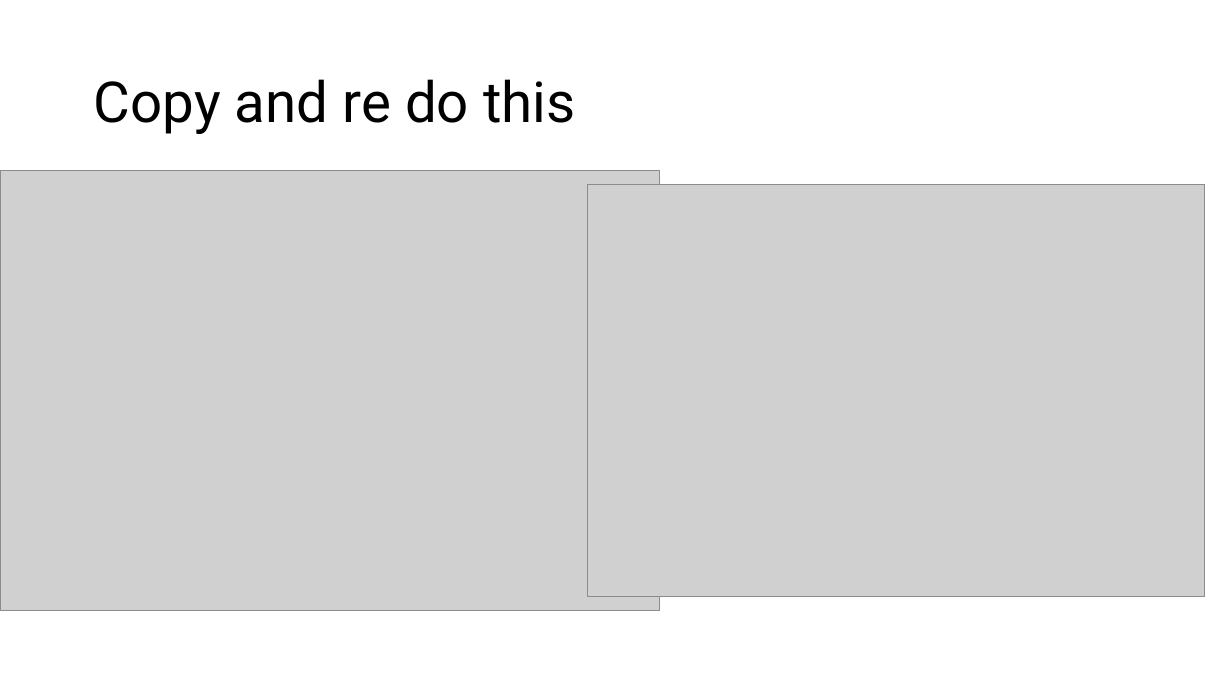
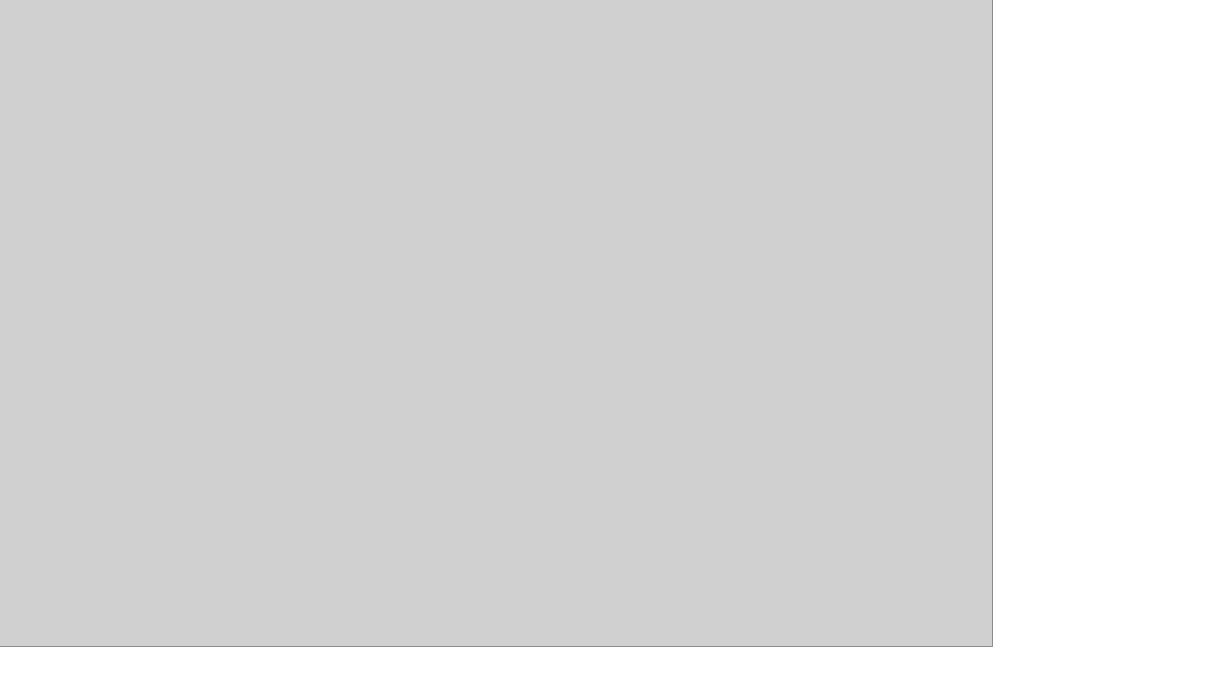
Before and after one commit to Mdot5596/MA-Dissertation, a slide deck: slide 13 of Project/1-LIGHTING.pptx. Drawn at 1232x693 pixels with LibreOffice and Linux fonts; fonts in the diff are those of the drawing; grey boxes stand for pictures. Boxes give left, top, right and bottom in pixels: in the first picture for what was removed or moved away, otherwise in the second. Text is boxed around its words. In the diff, an @@ line names an element or a change of style, - is before the commit and + after.

```diff
--- a/Project/1-LIGHTING.pptx
+++ b/Project/1-LIGHTING.pptx
@@ picture: place and size @@
-picture at (587,185,1205,597)
+picture at (0,0,993,646)
@@ title removed at (94,79,575,134) @@
-Copy and re do this
@@ picture removed at (0,171,660,611) @@
```
Also in this commit, not shown: 1 slide added.
